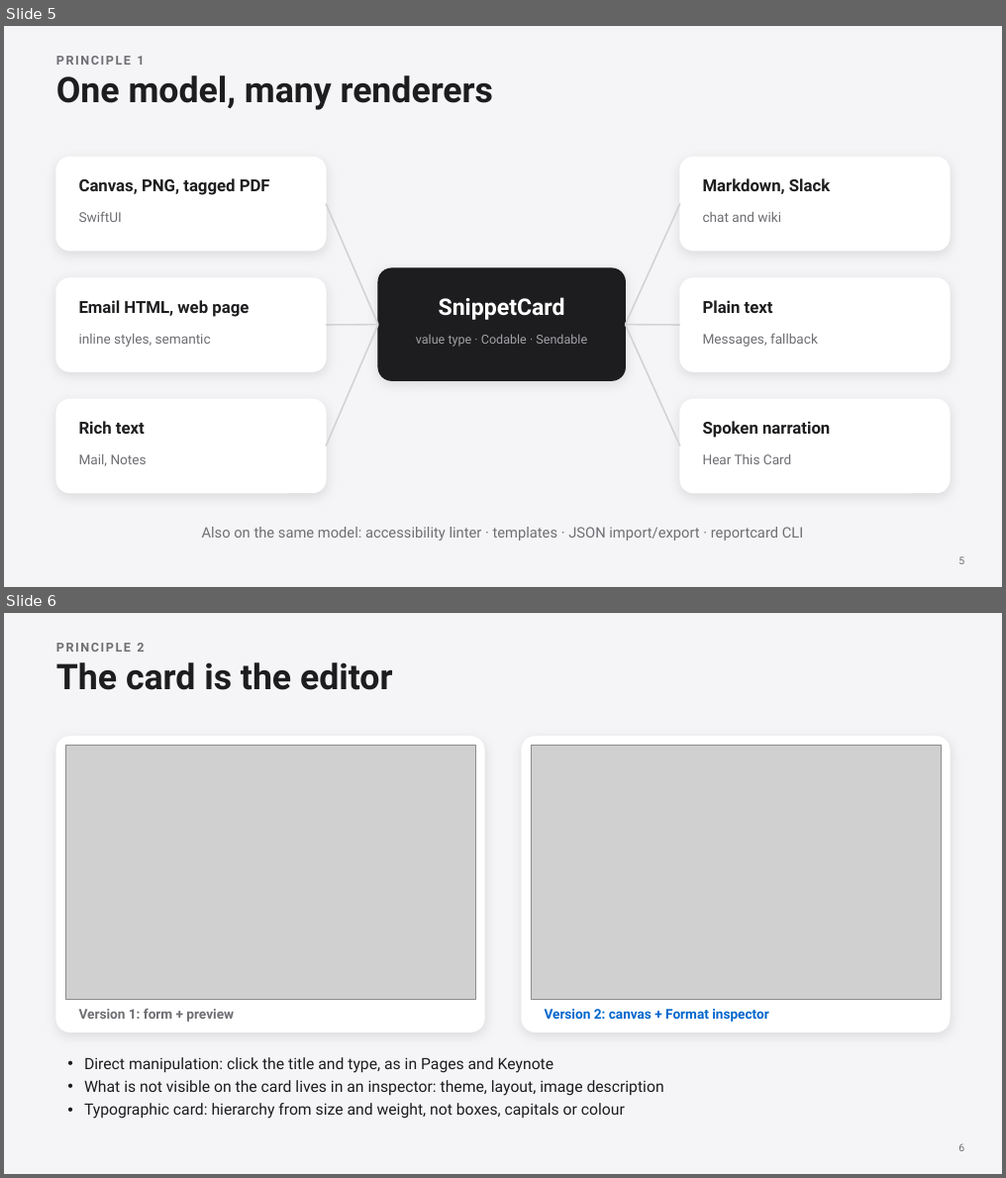
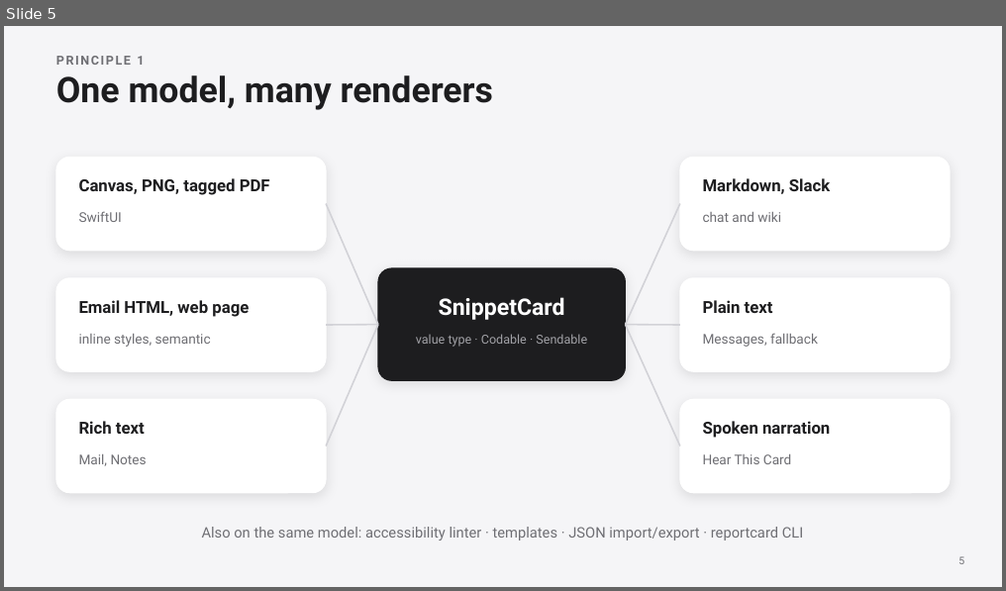
Before and after one commit to ANTI-Tony/apple_oa, a slide deck: deck/Reporting-Builder.pptx. Shown one above the other, each under a label of ours: slides 5 and 6 before the commit, slide 5 after it. The pictures are 1006x1178 and 1006x591 pixels, drawn with LibreOffice and Linux fonts; fonts in the diff are those of the drawing; grey boxes stand for pictures. Boxes give left, top, right and bottom in pixels: in the first picture for what was removed or moved away, otherwise in the second. Text is boxed around its words. In the diff, an @@ line names an element or a change of style, - is before the commit and + after.

```diff
--- a/deck/Reporting-Builder.pptx
+++ b/deck/Reporting-Builder.pptx
@@ slide 6 removed at [4, 613, 1002, 1174], background #F5F5F7 @@
@@ text removed at [56, 643, 144, 652] @@
-PRINCIPLE 2
@@ text removed at [56, 663, 392, 690] @@
-The card is the editor
@@ rounded rectangle removed at [56, 737, 484, 1032] @@
@@ picture removed at [65, 746, 475, 1000] @@
@@ rounded rectangle removed at [522, 737, 950, 1032] @@
@@ picture removed at [531, 746, 942, 1000] @@
@@ text removed at [79, 1008, 234, 1022] @@
-Version 1: form + preview
@@ text removed at [545, 1009, 768, 1022] @@
-Version 2: canvas + Format inspector
@@ text removed at [84, 1058, 664, 1119] @@
-• Direct manipulation: click the title and type, as in Pages and Keynote
-• What is not visible on the card lives in an inspector: theme, layout, image description
-• Typographic card: hierarchy from size and weight, not boxes, capitals or colour
@@ text removed at [958, 1144, 964, 1152] @@
-6
```
Also in this commit, not shown: 4 slides changed, 2 slides added, 6 other files.
